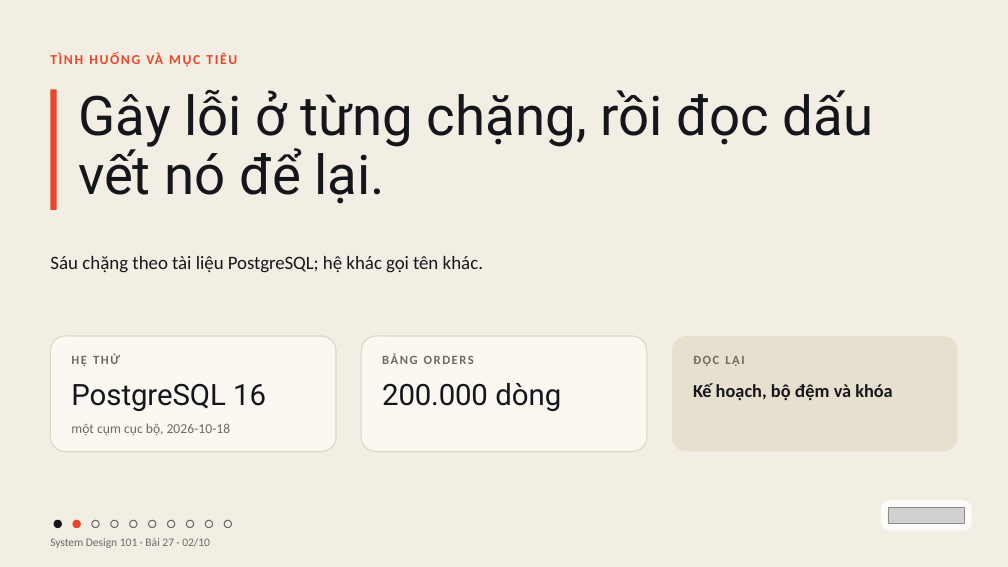
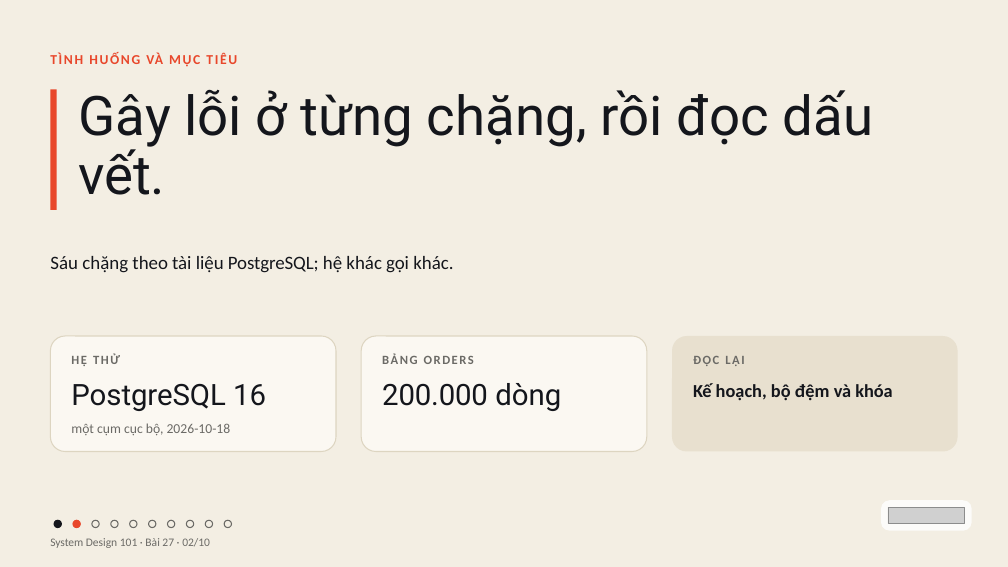
Before and after one commit to vohoailinh90/tool-marketing-studio, a slide deck: slide 2 of system-design-101/vi/lessons/sd-04-027/slides/sd-04-027.pptx. Drawn at 1008x567 pixels with LibreOffice and Linux fonts; fonts in the diff are those of the drawing; grey boxes stand for pictures. Boxes give left, top, right and bottom in pixels: in the first picture for what was removed or moved away, otherwise in the second. Text is boxed around its words. In the diff, an @@ line names an element or a change of style, - is before the commit and + after.

```diff
--- a/system-design-101/vi/lessons/sd-04-027/slides/sd-04-027.pptx
+++ b/system-design-101/vi/lessons/sd-04-027/slides/sd-04-027.pptx
@@ text at (79,89,873,195): text changed @@
-Gây lỗi ở từng chặng, rồi đọc dấu vết nó để lại.
+Gây lỗi ở từng chặng, rồi đọc dấu vết.
@@ text at (50,256,453,273): text changed @@
-Sáu chặng theo tài liệu PostgreSQL; hệ khác gọi tên khác.
+Sáu chặng theo tài liệu PostgreSQL; hệ khác gọi khác.
```
Also in this commit, not shown: 5 other slides changed, 4 other files.
